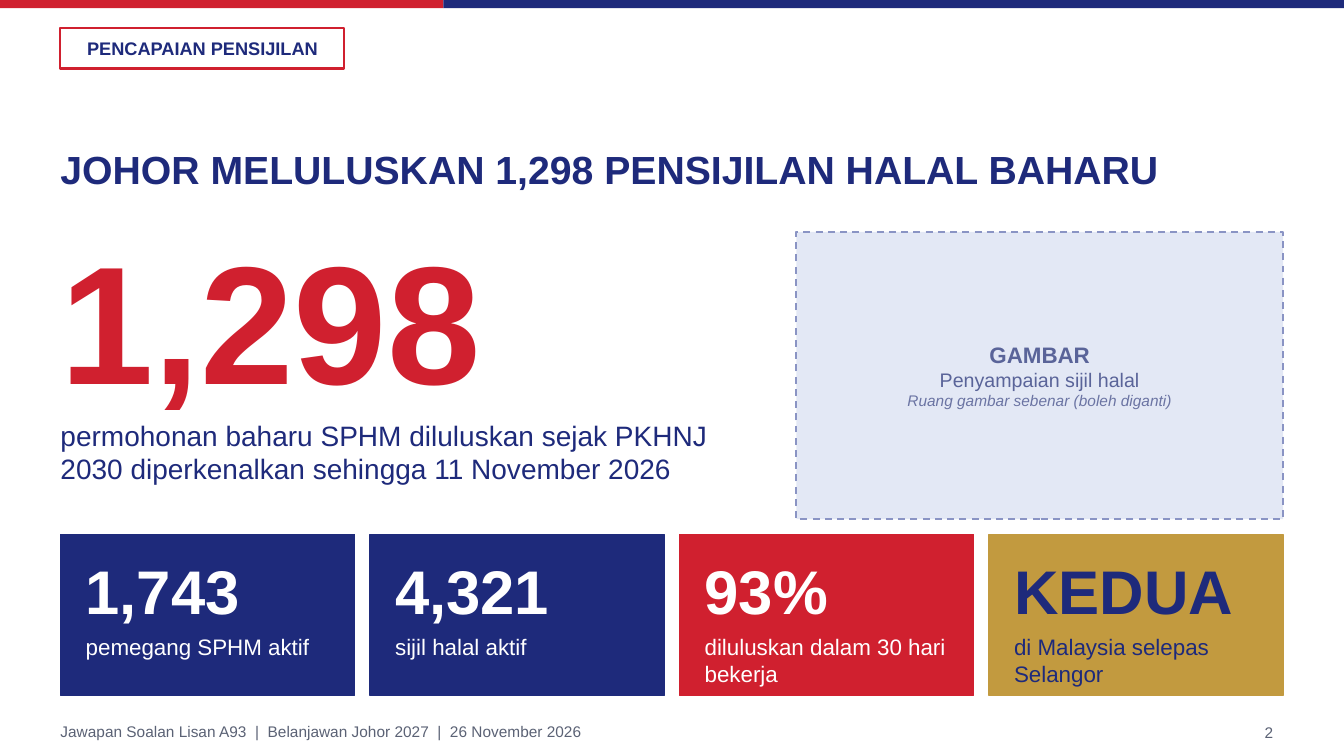
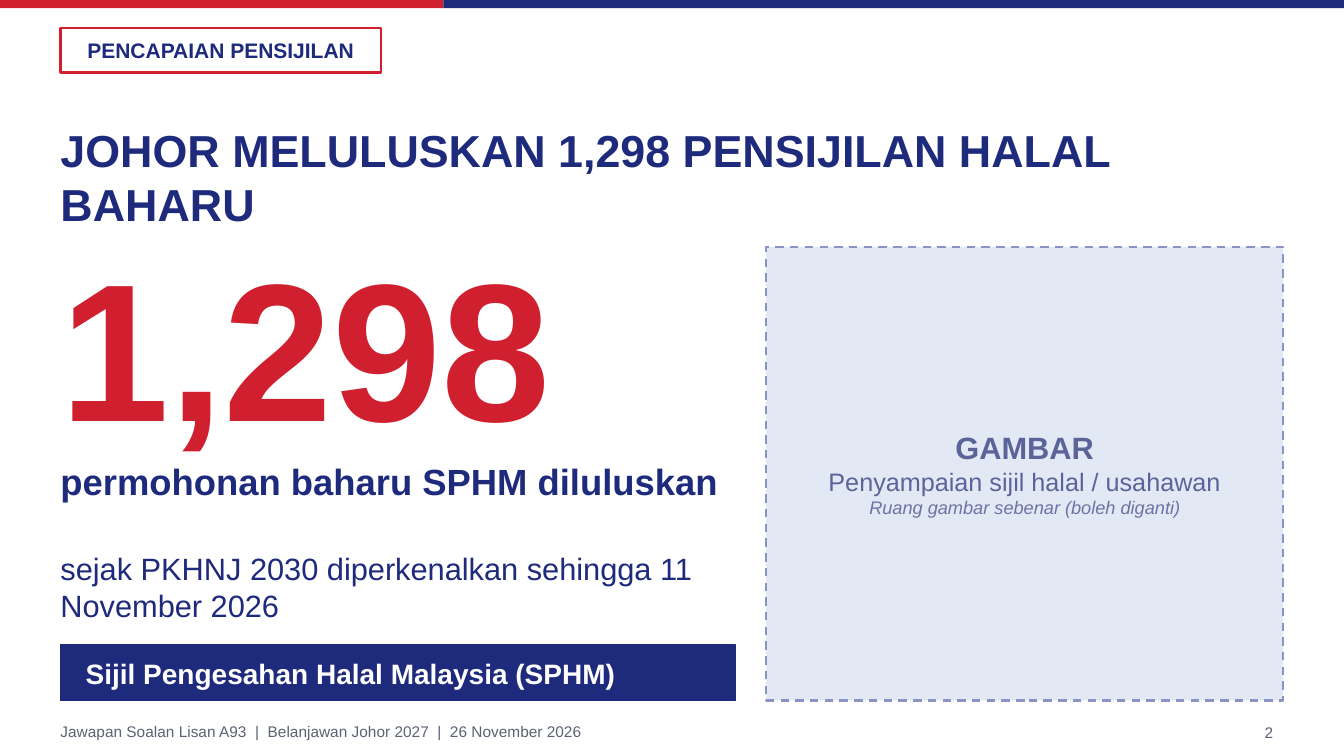
Before and after one commit to nawaljoe/Nawal, a slide deck: slide 2 of slides/A93_Halal_Johor_16x9.pptx. Drawn at 1344x756 pixels with LibreOffice and Linux fonts; fonts in the diff are those of the drawing; background and template pictures are left out. Boxes give left, top, right and bottom in pixels: in the first picture for what was removed or moved away, otherwise in the second. Text is boxed around its words. In the diff, an @@ line names an element or a change of style, - is before the commit and + after.

```diff
--- a/slides/A93_Halal_Johor_16x9.pptx
+++ b/slides/A93_Halal_Johor_16x9.pptx
@@ text "PENCAPAIAN PENSIJILAN" at <box>87,43,354,59</box>: size 13 to 15 pt @@
@@ rectangle: place and size @@
-rectangle at <box>60,28,344,69</box>
+rectangle at <box>60,28,381,73</box>
@@ title "JOHOR MELULUSKAN 1,298 PENSIJILAN HALAL ..." at <box>60,135,1111,222</box>: size 28 to 32 pt @@
@@ text "1,298": place and size @@
-text "1,298" at <box>60,266,480,410</box>
+text "1,298" at <box>60,284,550,452</box>
@@ text "1,298" at <box>60,284,550,452</box>: size 120 to 140 pt @@
@@ rectangle: place and size @@
-rectangle at <box>797,232,1284,519</box>
+rectangle at <box>766,247,1284,701</box>
@@ rectangle at <box>766,247,1284,701</box>: outline #8A94C4 1.25 pt dashed to #8A94C4 1.5 pt dashed @@
@@ text "GAMBAR": place and size @@
-text "GAMBAR" at <box>907,347,1172,409</box>
+text "GAMBAR" at <box>828,437,1221,518</box>
@@ text at <box>869,437,1181,518</box>: size 16 to 22 pt in "GAMBAR"; size 11 to 13 pt in "Ruang gambar sebenar (boleh diganti)" @@
@@ text at <box>60,468,718,502</box>: text changed; size 20 to 26 pt; bold on @@
-permohonan baharu SPHM diluluskan sejak PKHNJ 2030 diperkenalkan sehingga 11 November 2026
+permohonan baharu SPHM diluluskan
@@ text at <box>828,473,1221,496</box>: text changed; size 14 to 18 pt @@
-Penyampaian sijil halal
+Penyampaian sijil halal / usahawan
@@ rectangle removed at <box>60,534,355,696</box> @@
@@ rectangle removed at <box>370,534,664,696</box> @@
@@ rectangle removed at <box>680,534,974,696</box> @@
@@ rectangle removed at <box>989,534,1284,696</box> @@
@@ text added at <box>60,557,692,618</box>, 22 pt, text #1E2A7B @@
+sejak PKHNJ 2030 diperkenalkan sehingga 11 November 2026
@@ text removed at <box>86,571,240,624</box> @@
-1,743
@@ text removed at <box>395,571,549,624</box> @@
-4,321
@@ text removed at <box>705,571,828,615</box> @@
-93%
@@ text removed at <box>1014,571,1233,615</box> @@
-KEDUA
@@ rectangle added at <box>60,645,736,701</box>, fill #1E2A7B, outline #1E2A7B 1 pt @@
@@ text "Sijil Pengesahan Halal Malaysia (SPHM)" at <box>86,663,615,689</box>: vertical alignment top to middle @@
@@ text removed at <box>86,638,309,660</box> @@
-pemegang SPHM aktif
@@ text removed at <box>705,638,945,687</box> @@
-diluluskan dalam 30 hari bekerja
@@ text removed at <box>1014,639,1209,687</box> @@
-di Malaysia selepas Selangor
@@ text at <box>86,663,615,689</box>: text changed; size 16 to 20 pt; bold on @@
-sijil halal aktif
+Sijil Pengesahan Halal Malaysia (SPHM)
```
Also in this commit, not shown: 19 other slides changed, 16 slides added, 3 slides removed, 2 other files.
